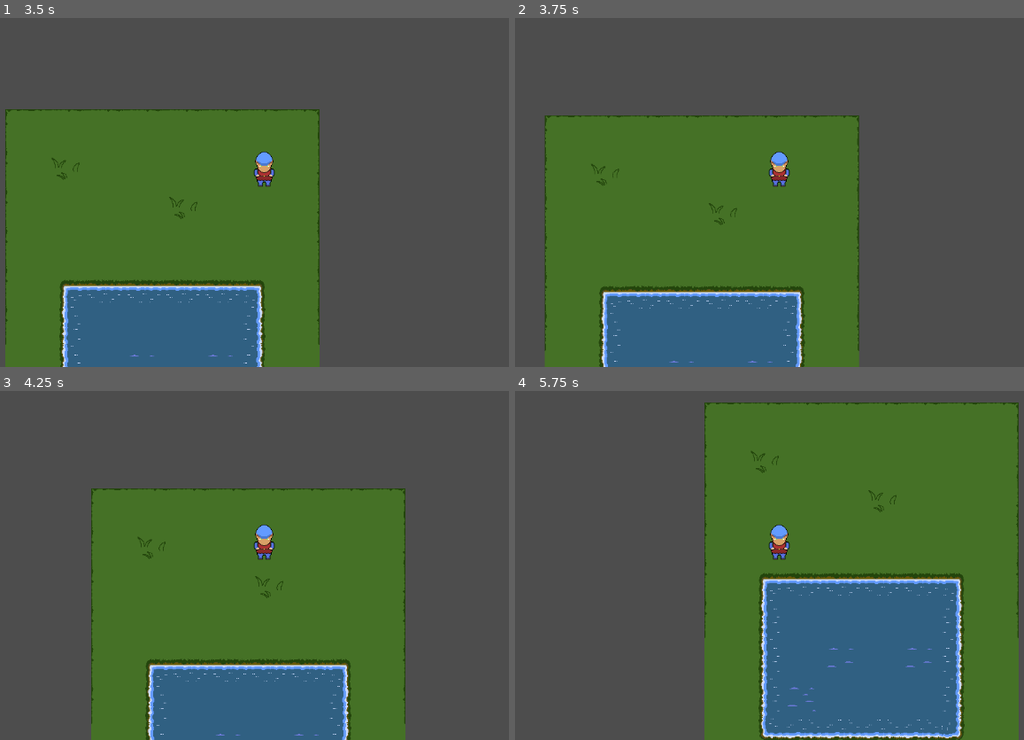
Above: before the commit, frames 1-4 (two rows, left to right).
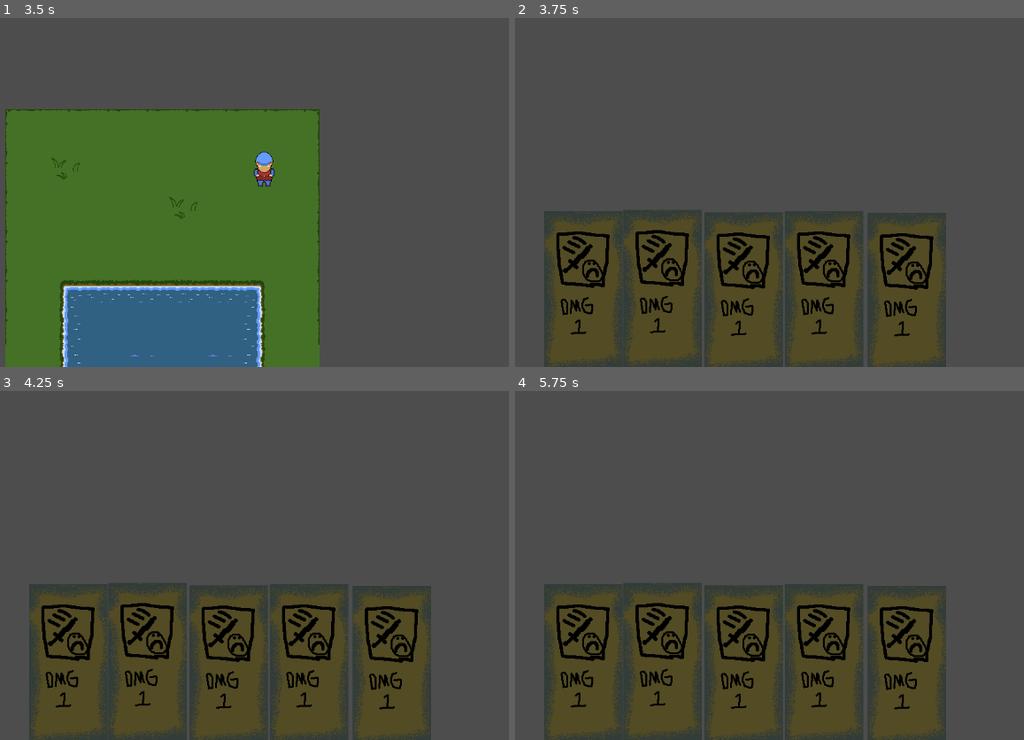
Above: after the commit, the same moments.

Repository: Samppa50/korttipeli
Game: Godot game, scene res://scenes/level1.tscn
Two runs of this game, one before a commit and one after it. Both use one fixed random seed, a clock stepped at 60 frames per second and the inputs below. This scene is started directly instead of the project's main scene.
Inputs:
- Up to frame 1 (3.5 s): tap Enter at 0.5 s; hold D (right) 0.53-1.28 s; tap E (use, bound only after the commit) every 0.75 s from 0.6 to 2.85 s; hold S (down) 1.28-2.03 s; hold D (right) 2.03-2.78 s; hold W (up) from 2.78 s (still down)
- Up to frame 2 (3.75 s): release W (up) at 3.53 s; hold A (left) from 3.53 s (still down); tap E (use, bound only after the commit) at 3.6 s
- Up to frame 3 (4.25 s): keep holding A (left)
- Up to frame 4 (5.75 s): tap E (use, bound only after the commit) at 4.35, 5.1 s; release A (left) at 5.03 s; hold S (down) from 5.03 s (still down)

Frame 1 is identical in both runs. In frame 2, 51% of the frame differs, in the area x 5-85%, y 27-100%; in frame 3, 52%; in frame 4, 73%, in the area x 5-99%, y 3-100%.

Commit message:
added fight scene and trigger for it

Diff:
--- a/project.godot
+++ b/project.godot
@@ -36,3 +36,8 @@
 "events": [Object(InputEventKey,"resource_local_to_scene":false,"resource_name":"","device":-1,"window_id":0,"alt_pressed":false,"shift_pressed":false,"ctrl_pressed":false,"meta_pressed":false,"pressed":false,"keycode":0,"physical_keycode":83,"key_label":0,"unicode":115,"echo":false,"script":null)
 ]
 }
+use={
+"deadzone": 0.5,
+"events": [Object(InputEventKey,"resource_local_to_scene":false,"resource_name":"","device":-1,"window_id":0,"alt_pressed":false,"shift_pressed":false,"ctrl_pressed":false,"meta_pressed":false,"pressed":false,"keycode":0,"physical_keycode":69,"key_label":0,"unicode":101,"echo":false,"script":null)
+]
+}
--- /dev/null
+++ b/scenes/FightScene1.tscn
@@ -0,0 +1,25 @@
+[gd_scene load_steps=2 format=3 uid="uid://dtn8o3sshmkua"]
+
+[ext_resource type="Texture2D" uid="uid://bpo6ltoxyugi4" path="res://art/card1.png" id="1_7rmah"]
+
+[node name="FightScene1" type="Node2D"]
+
+[node name="Sprite2D" type="Sprite2D" parent="."]
+position = Vector2(386, 520)
+texture = ExtResource("1_7rmah")
+
+[node name="Sprite2D2" type="Sprite2D" parent="."]
+position = Vector2(649, 522)
+texture = ExtResource("1_7rmah")
+
+[node name="Sprite2D3" type="Sprite2D" parent="."]
+position = Vector2(257, 522)
+texture = ExtResource("1_7rmah")
+
+[node name="Sprite2D4" type="Sprite2D" parent="."]
+position = Vector2(518, 524)
+texture = ExtResource("1_7rmah")
+
+[node name="Sprite2D5" type="Sprite2D" parent="."]
+position = Vector2(784, 525)
+texture = ExtResource("1_7rmah")
--- a/scenes/level1.tscn
+++ b/scenes/level1.tscn
@@ -1,8 +1,9 @@
-[gd_scene load_steps=7 format=3 uid="uid://blis02ss8ccpq"]
+[gd_scene load_steps=9 format=3 uid="uid://blis02ss8ccpq"]
 
 [ext_resource type="Texture2D" uid="uid://du84hlpkpwenu" path="res://art/Sprite-grass.png" id="1_75ivj"]
 [ext_resource type="Texture2D" uid="uid://c6nmkqvosr81c" path="res://art/Sprite-water-Sheet.png" id="2_5eob6"]
 [ext_resource type="PackedScene" uid="uid://sidvgbqie7pd" path="res://scenes/player.tscn" id="3_qhhfc"]
+[ext_resource type="Script" path="res://scripts/Fight1.gd" id="4_kocbc"]
 
 [sub_resource type="TileSetAtlasSource" id="TileSetAtlasSource_do4rb"]
 texture = ExtResource("1_75ivj")
@@ -75,6 +76,9 @@
 sources/2 = SubResource("TileSetAtlasSource_do4rb")
 sources/3 = SubResource("TileSetAtlasSource_rykxe")
 
+[sub_resource type="CircleShape2D" id="CircleShape2D_6rjc0"]
+radius = 25.02
+
 [node name="level1" type="Node2D"]
 
 [node name="TileMap" type="TileMap" parent="."]
@@ -86,3 +90,13 @@
 position = Vector2(122, 86)
 
 [node name="Camera2D" type="Camera2D" parent="player"]
+
+[node name="Area2D" type="Area2D" parent="."]
+script = ExtResource("4_kocbc")
+
+[node name="CollisionShape2D" type="CollisionShape2D" parent="Area2D"]
+position = Vector2(445, 64)
+shape = SubResource("CircleShape2D_6rjc0")
+
+[connection signal="body_entered" from="Area2D" to="Area2D" method="_on_body_entered"]
+[connection signal="body_exited" from="Area2D" to="Area2D" method="_on_body_exited"]
--- /dev/null
+++ b/scripts/Fight1.gd
@@ -0,0 +1,16 @@
+extends Area2D
+
+var entered = false
+
+func _on_body_entered(body : PhysicsBody2D):
+	entered = true
+
+
+func _on_body_exited(body):
+	entered = false
+
+
+func _process(delta):
+	if entered == true:
+		if Input.is_action_just_pressed("use"):
+			get_tree().change_scene_to_file("res://scenes/FightScene1.tscn")
Binary file added: art/Sprite-0001.aseprite
Binary file added: art/card1.png
Not shown, added: art/card1.png.import
